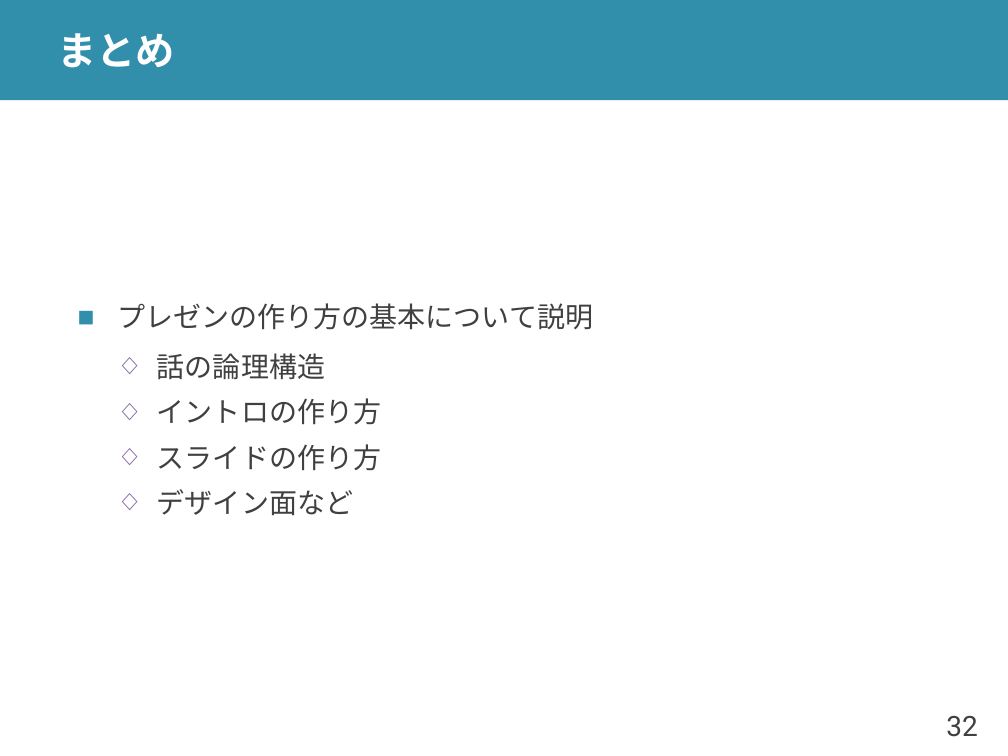
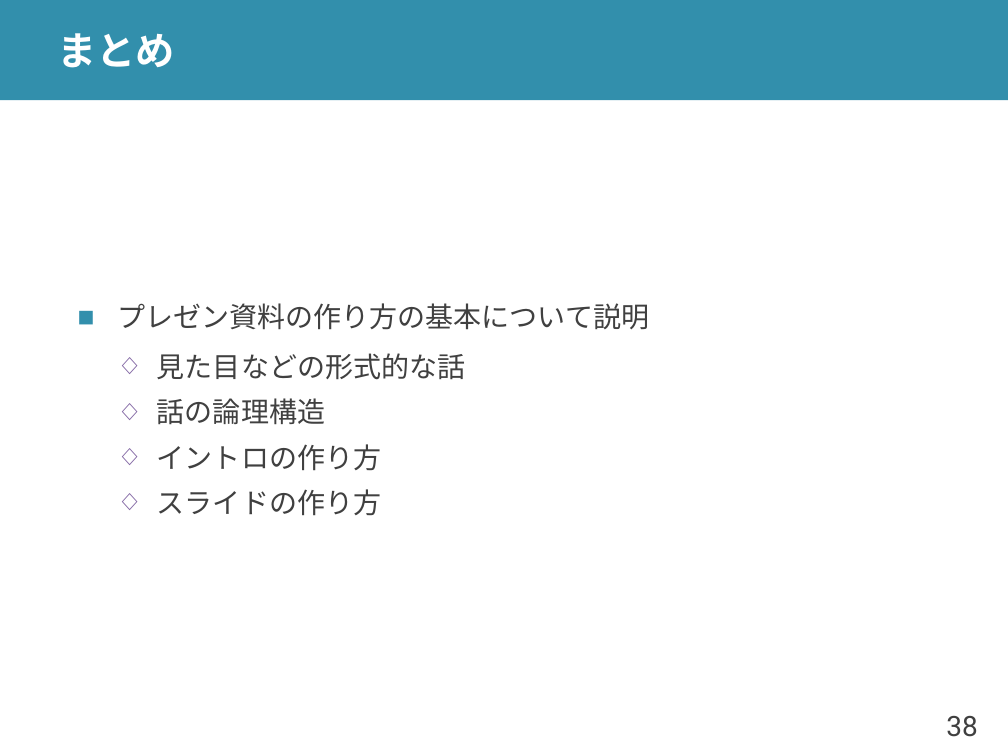
Before and after one commit to shioya-lab/how-to, a slide deck: slide 38 of slide.pptx (slide 32 before the commit). Drawn at 1008x756 pixels with LibreOffice and Linux fonts; fonts in the diff are those of the drawing. Boxes give left, top, right and bottom in pixels: in the first picture for what was removed or moved away, otherwise in the second. Text is boxed around its words. In the diff, an @@ line names an element or a change of style, - is before the commit and + after.

```diff
--- a/slide.pptx
+++ b/slide.pptx
@@ text at (117, 303, 649, 380): text changed @@
-■ プレゼンの作り方の基本について説明
+■ プレゼン資料の作り方の基本について説明
+  ◇ 見た目などの形式的な話
@@ text at (157, 489, 353, 516): paragraph removed @@
-  ◇ デザイン面など
@@ page number at (946, 716, 977, 737): text changed @@
-32
+38
```
Also in this commit, not shown: 12 other slides changed, 6 slides added, 1 other file.
